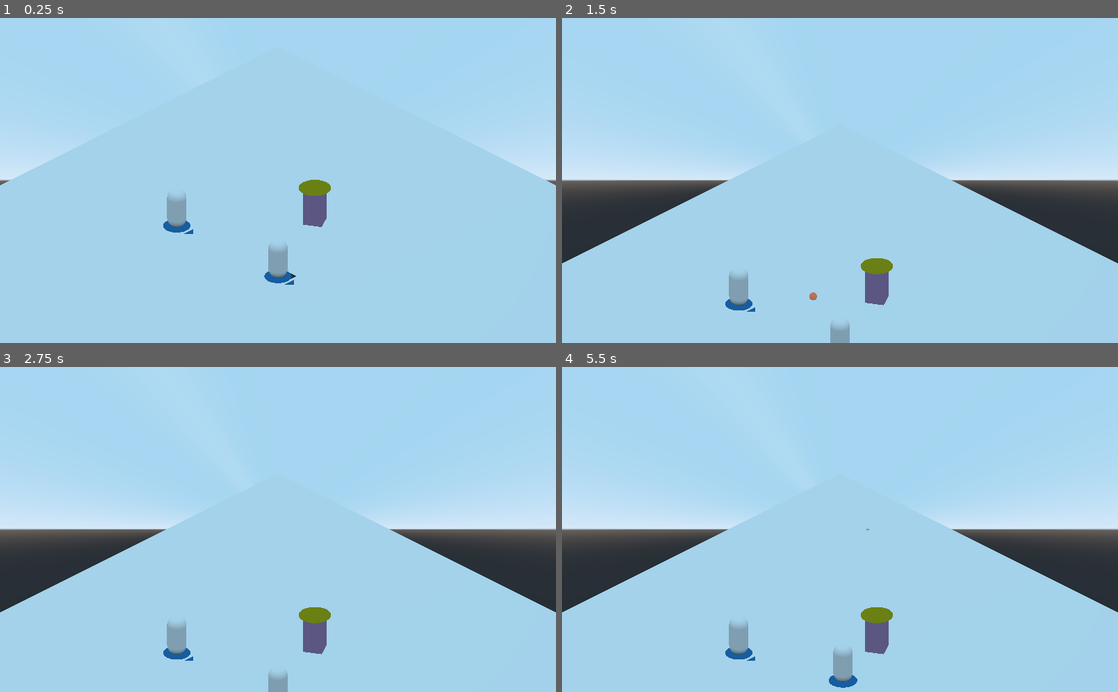
Above: before the commit, frames 1-4 (two rows, left to right).
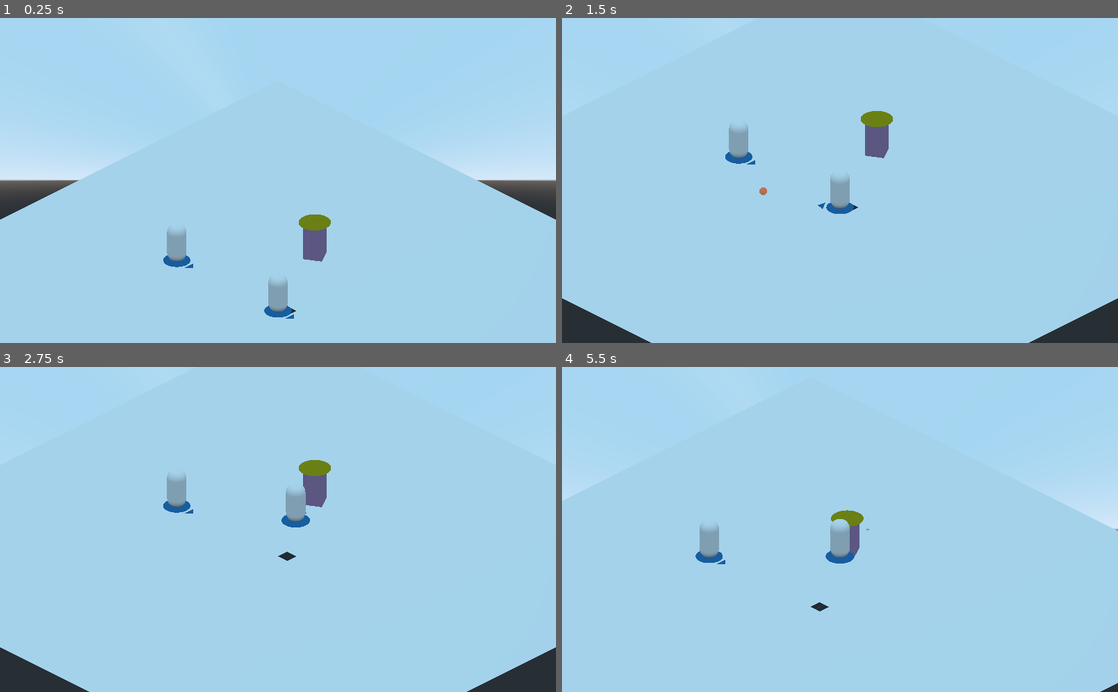
Above: after the commit, the same moments.

Repository: 2BytesGoat/godot-games
Game: Godot game, scene res://World.tscn
Two runs of this game, one before a commit and one after it. Both use one fixed random seed, a clock stepped at 60 frames per second and the inputs below.
Inputs (mouse positions are in pixels of both pictures, inside the frame that each line leads up to):
- Up to frame 1 (0.25 s): no input
- Up to frame 2 (1.5 s): move the mouse to (962, 164) at 0.52 s; hold Space (ui_center_camera, bound only after the commit) 0.53-1.28 s; tap Enter at 1.25 s; move the mouse to (728, 196) at 1.27 s; tap Q (cast_spell_1) at 1.35 s
- Up to frame 3 (2.75 s): tap Space (ui_center_camera, bound only after the commit) at 1.55, 2 s; move the mouse to (333, 458) at 2.02 s; hold Space (ui_center_camera, bound only after the commit) from 2.03 s (still down); right-click (333, 458) at 2.1 s
- Up to frame 4 (5.5 s): move the mouse to (812, 594) at 2.77 s; release Space (ui_center_camera, bound only after the commit) at 2.78 s; tap Space (ui_center_camera, bound only after the commit) at 2.85, 4.55 s; tap Enter at 3.5, 5 s; move the mouse to (1006, 578) at 3.52 s; hold Space (ui_center_camera, bound only after the commit) 3.53-4.28 s; move the mouse to (673, 480) at 4.27 s; tap Q (cast_spell_1) at 4.35 s; move the mouse to (867, 529) at 5.02 s; hold Space (ui_center_camera, bound only after the commit) from 5.03 s (still down); right-click (867, 529) at 5.1 s

The runs differ from the first frame. In frame 1, 6.3% of the frame differs, in the area x 0-100%, y 41-93%; in frame 2, 17%, in the area x 0-100%, y 28-100%; in frame 3, 17%; in frame 4, 14%.

Commit message:
Add center camera on player

Diff:
--- a/IHasMagic/Player/PlayerCamera.gd
+++ b/IHasMagic/Player/PlayerCamera.gd
@@ -31,6 +31,8 @@
 		player_unit_move(m_pos)
 	if Input.is_action_just_pressed("cast_spell_1"):
 		player_cast_spell(m_pos)
+	if Input.is_action_pressed("ui_center_camera"):
+		center_camera_on_player()
 
 func pan_camera(m_pos, delta):
 	var v_size = get_viewport().size
@@ -40,11 +42,15 @@
 	elif m_pos.x > v_size.x - MOVE_MARGIN:
 		move_vec = Vector3(1, 0, 1)
 	if m_pos.y < MOVE_MARGIN:
-		move_vec = Vector3(1, 0, -1)
+		move_vec = Vector3(1.5, 0, -1.5)
 	elif m_pos.y > v_size.y - MOVE_MARGIN:
-		move_vec = Vector3(-1, 0, 1)
+		move_vec = Vector3(-1.5, 0, 1.5)
 	move_vec = move_vec.rotated(Vector3(0, 1, 0), rotation_degrees.y)
 	global_translate(move_vec * delta * MOVE_SPEED)
+
+func center_camera_on_player():
+	var direction = player_hero.global_transform.origin - transform.origin
+	global_translate(direction)
 
 func player_unit_move(m_pos):
 	var result = raycast_from_mouse(m_pos, world_colision_mask)
--- a/IHasMagic/project.godot
+++ b/IHasMagic/project.godot
@@ -36,6 +36,11 @@
 "events": [ Object(InputEventKey,"resource_local_to_scene":false,"resource_name":"","device":0,"alt":false,"shift":false,"control":true,"meta":false,"command":true,"pressed":false,"scancode":70,"unicode":0,"echo":false,"script":null)
  ]
 }
+ui_center_camera={
+"deadzone": 0.5,
+"events": [ Object(InputEventKey,"resource_local_to_scene":false,"resource_name":"","device":0,"alt":false,"shift":false,"control":false,"meta":false,"command":false,"pressed":false,"scancode":32,"unicode":0,"echo":false,"script":null)
+ ]
+}
 
 [layer_names]
 
